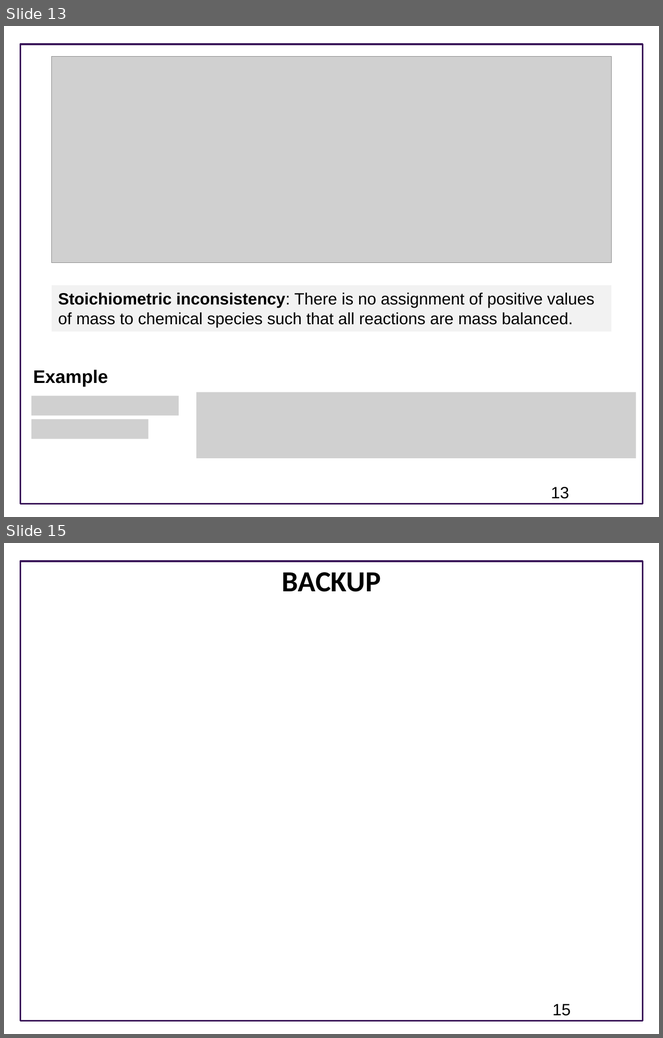
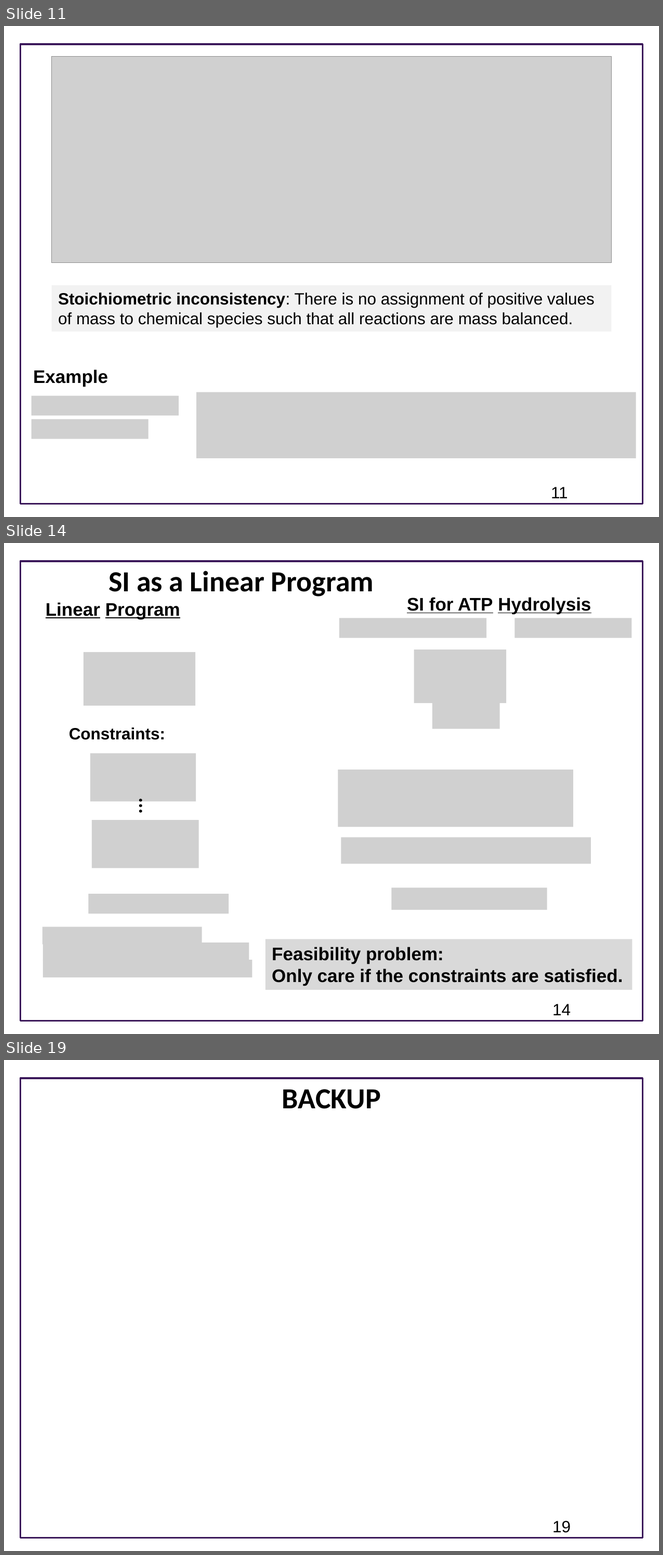
Before and after one commit to ModelEngineering/advancing-biomedical-models, a slide deck: lecture_15/15_static_testing.pptx. Shown one above the other, each under a label of ours: slides 13 and 15 before the commit, slides 11, 14 and 19 after it; the slides between them are not shown. The pictures are 663x1038 and 663x1555 pixels, drawn with LibreOffice and Linux fonts; fonts in the diff are those of the drawing; grey boxes stand for pictures; background and template pictures are left out. Boxes give left, top, right and bottom in pixels: in the first picture for what was removed or moved away, otherwise in the second. Text is boxed around its words. In the diff, an @@ line names an element or a change of style, - is before the commit and + after.

```diff
--- a/lecture_15/15_static_testing.pptx
+++ b/lecture_15/15_static_testing.pptx
@@ slide 14 added at <box>4,543,659,1034</box>, background #FFFFFF; not listed: 1 template element that a slide beside it also shows @@
@@ title added at <box>109,571,374,597</box>, 32 pt, text #000000, bold @@
+SI as a Linear Program
@@ text added at <box>46,602,180,619</box>, 20 pt, text #000000, bold, underline @@
+Linear Program
@@ text added at <box>407,597,591,614</box>, 20 pt, text #000000, bold, underline @@
+SI for ATP Hydrolysis
@@ picture added at <box>339,618,487,638</box> @@
@@ picture added at <box>515,618,632,638</box> @@
@@ picture added at <box>414,650,506,704</box> @@
@@ picture added at <box>83,652,195,706</box> @@
@@ picture added at <box>432,702,500,729</box> @@
@@ text added at <box>69,728,165,740</box>, 18 pt, text #000000, bold @@
+Constraints:
@@ picture added at <box>90,753,196,802</box> @@
@@ picture added at <box>338,770,573,827</box> @@
@@ ellipse added at <box>139,799,142,802</box>, fill #000000 @@
@@ ellipse added at <box>139,805,142,807</box>, fill #000000 @@
@@ picture added at <box>92,820,198,869</box> @@
@@ ellipse added at <box>139,810,142,812</box>, fill #000000 @@
@@ picture added at <box>341,838,591,864</box> @@
@@ picture added at <box>89,894,229,914</box> @@
@@ picture added at <box>391,888,547,911</box> @@
@@ picture added at <box>42,927,203,944</box> @@
@@ picture added at <box>42,943,249,961</box> @@
@@ rectangle added at <box>266,939,632,990</box>, fill #D9D9D9, 20 pt, text #000000, bold @@
+Feasibility problem:
+Only care if the constraints are satisfied.
@@ picture added at <box>42,961,253,978</box> @@
@@ page number added at <box>553,1004,571,1016</box>, 18 pt, text #000000 @@
+14
@@ what was slide 13 is now slide 11 @@
@@ page number at <box>551,487,568,499</box>: text changed @@
-13
+11
@@ what was slide 15 is now slide 19 @@
@@ page number at <box>553,1521,571,1533</box>: text changed @@
-15
+19
```
Also in this commit, not shown: 2 slides changed, 6 other slides added, 1 slide removed.
